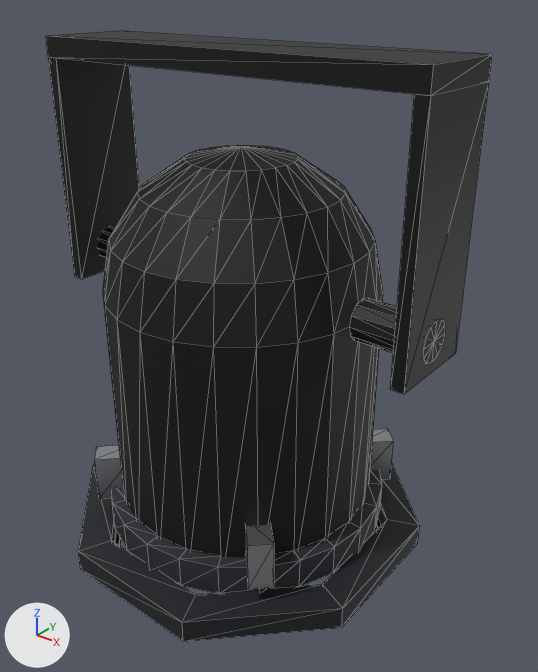
Two versions of the glTF model assets/models/lamps/par-56-black-no-clamp.glb, one commit apart.
Before and after are seen from a camera (50 mm lens) standing at (0.295, -0.342, -0.005) and looking at (0.017, 0.006, -0.221). The axes (+X, +Y, +Z) are drawn at lower left. The lights are the same throughout. The first picture is the older version. Mesh edges are drawn as thin lines. Where no turn or scale is listed for an object, it has been applied to the vertices. Vertices at exactly the same position are counted once.

In view in the first picture: 'colour-frame-runner', 'hanging-frame', 'lens-ring', 'par-can', 'spring-clips'.
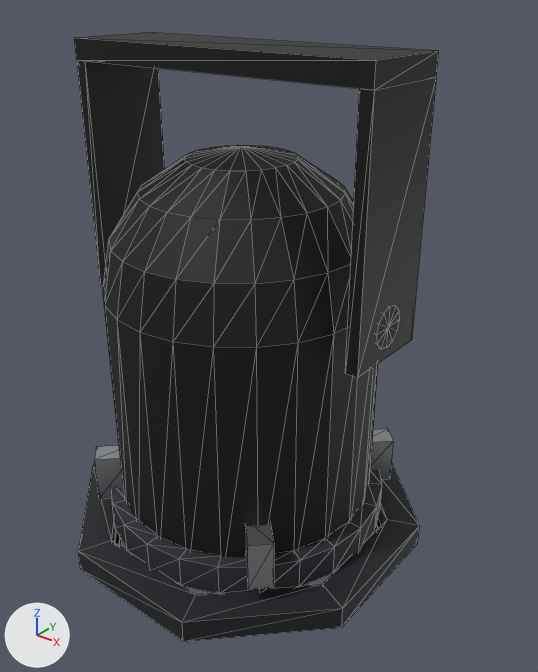
Boxes (x1, y1, x2, y2) around the edits, measured in the pictures (538 x 672 px; the box of a moved part takes in the faces that stretch with it):
'hanging-frame', reshaped (18% narrower): before (46, 30, 492, 394); after (75, 32, 439, 378)
part 1 of me_hanging_frame, moved or reshaped: before (46, 30, 492, 394); after (75, 33, 439, 378)
part 2 of me_hanging_frame, moved or reshaped (not visible afterwards): before (98, 226, 116, 259)
part 3 of me_hanging_frame, moved or reshaped: before (349, 298, 445, 364); after (376, 306, 400, 349)

Diff of the bpy script that builds the scene:
```diff
--- a/assets/models/lamps/par-56-black-no-clamp.glb.py
+++ b/assets/models/lamps/par-56-black-no-clamp.glb.py
@@ me_hanging_frame @@
 # used by ob_hanging_frame; location = (0.0, 0.0, 0.0)
-me_hanging_frame.from_pydata(...)  # 72 vertices, 132 faces; spans x -0.137..0.137, y -0.031..0.031, z -0.205..-0.04
+me_hanging_frame.from_pydata(...)  # 72 vertices, 132 faces; spans x -0.108..0.108, y -0.031..0.031, z -0.205..-0.04
+# me_hanging_frame part 1: the loose piece of 20 vertices spanning x -0.137..0.137, y -0.031..0.031, z -0.205..-0.04 is scaled about its middle by (0.784, 1, 1)
+# me_hanging_frame part 2: all 13 vertices in x -0.137, y -0.013..0.013, z -0.198..-0.172 are moved by (0.029, 0.0, 0.0)
+# me_hanging_frame part 3: all 13 vertices in x 0.137, y -0.013..0.013, z -0.198..-0.172 are moved by (-0.029, 0.0, 0.0)
 me_hanging_frame.materials.append(mat_paint_1a1a1c)
```
